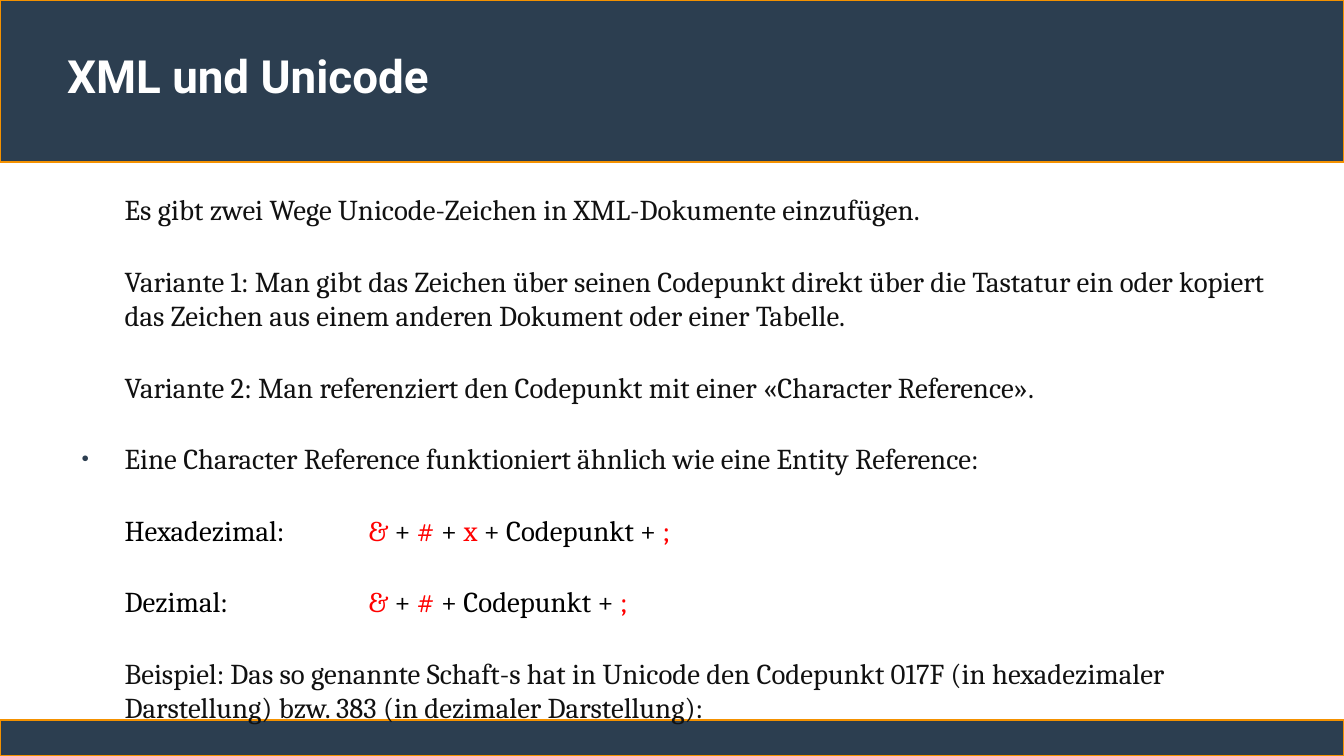
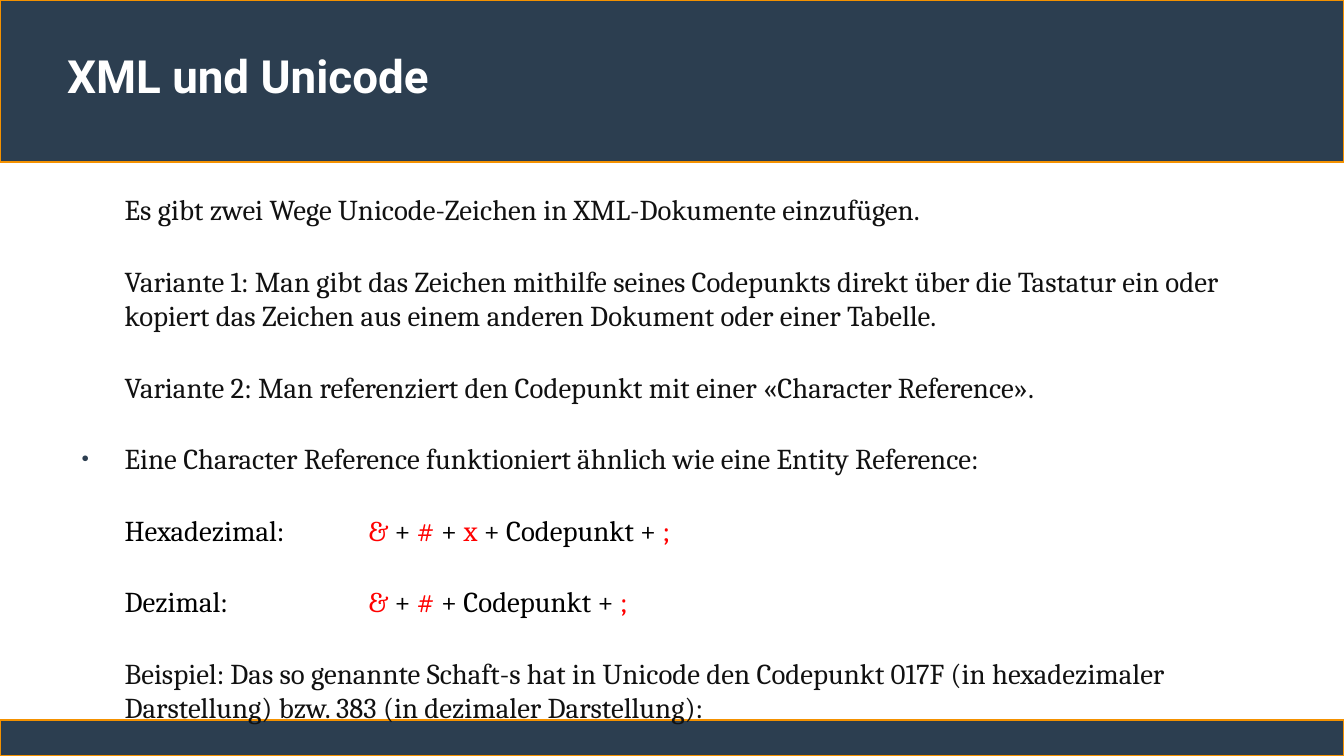
Before and after one commit to ChristianSonderUniSG/xml-kurs, a slide deck: slide 20 of sitzung_2/sitzung_2.odp. Drawn at 1344x756 pixels with LibreOffice and Linux fonts; fonts in the diff are those of the drawing. Boxes give left, top, right and bottom in pixels: in the first picture for what was removed or moved away, otherwise in the second. Text is boxed around its words. In the diff, an @@ line names an element or a change of style, - is before the commit and + after.

```diff
--- a/sitzung_2/sitzung_2.odp
+++ b/sitzung_2/sitzung_2.odp
@@ text at [125,271,1218,332]: text changed @@
-Variante 1: Man gibt das Zeichen über seinen Codepunkt direkt über die Tastatur ein oder kopiert das Zeichen aus einem anderen Dokument oder einer Tabelle.
+Variante 1: Man gibt das Zeichen mithilfe seines Codepunkts direkt über die Tastatur ein oder kopiert das Zeichen aus einem anderen Dokument oder einer Tabelle.
```
Also in this commit, not shown: 15 other slides changed, 1 other file.
